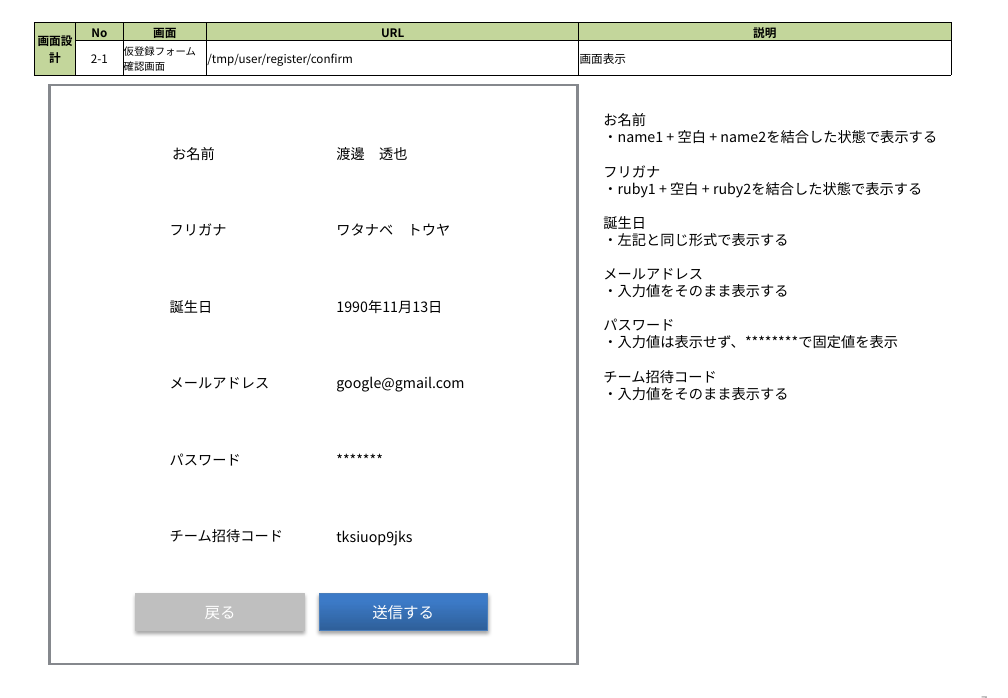
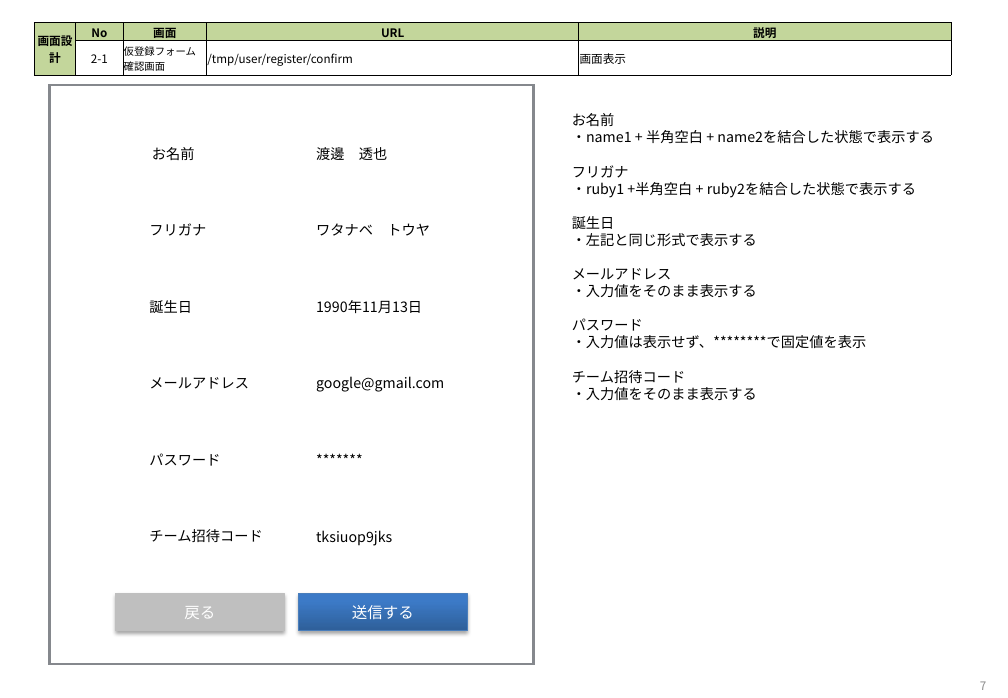
Before and after one commit to tooiea/OnLineDatingWithSportsApp, a slide deck: slide 7 of documents/OLDs_temp_user_register_document_spec.pptx. Drawn at 1008x698 pixels with LibreOffice and Linux fonts; fonts in the diff are those of the drawing. Boxes give left, top, right and bottom in pixels: in the first picture for what was removed or moved away, otherwise in the second. Text is boxed around its words. In the diff, an @@ line names an element or a change of style, - is before the commit and + after.

```diff
--- a/documents/OLDs_temp_user_register_document_spec.pptx
+++ b/documents/OLDs_temp_user_register_document_spec.pptx
@@ rectangle: place and size @@
-rectangle at (49,86,577,665)
+rectangle at (49,86,533,665)
@@ text "お名前": place and size @@
-text "お名前" at (603,113,937,400)
+text "お名前" at (572,113,934,400)
@@ text at (572,130,934,143): text changed @@
-・name1 + 空白 + name2を結合した状態で表示する
+・name1 + 半角空白 + name2を結合した状態で表示する
@@ text at (572,182,916,198): text changed @@
-・ruby1 + 空白 + ruby2を結合した状態で表示する
+・ruby1 +半角空白 + ruby2を結合した状態で表示する
@@ 12 texts, 2 rectangles: place and size @@
-12 texts, 2 rectangles at (136,147,488,631)
+12 texts, 2 rectangles at (115,147,467,631)
@@ page number rewrapped from (938,693,998,698) to (980,681,986,690) @@
```
Also in this commit, not shown: 6 other slides changed, 2 slides added, 13 other files.
